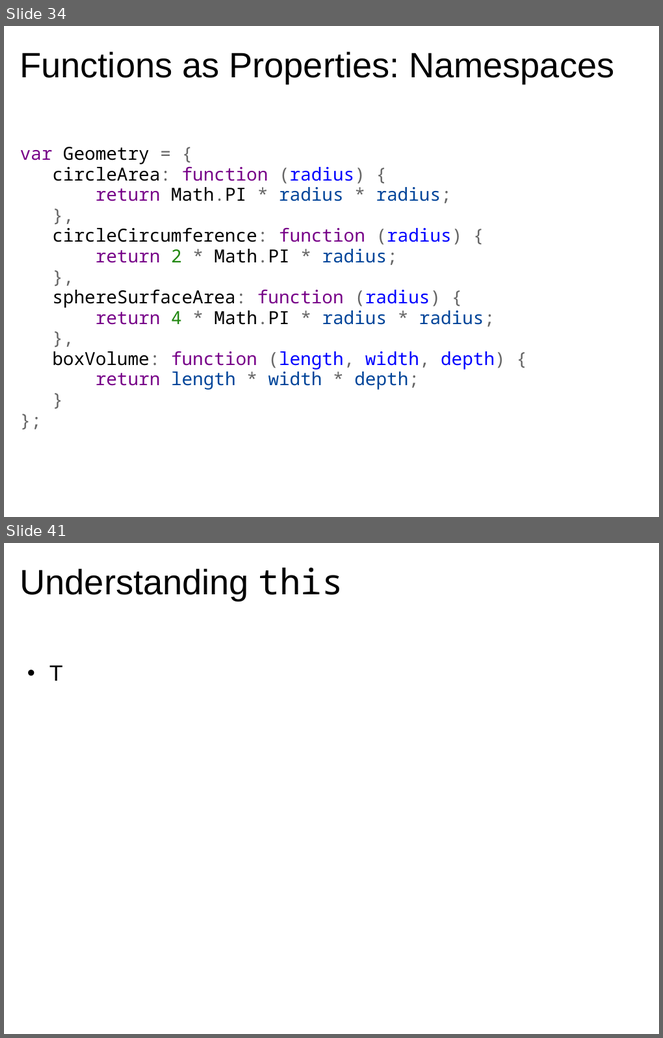
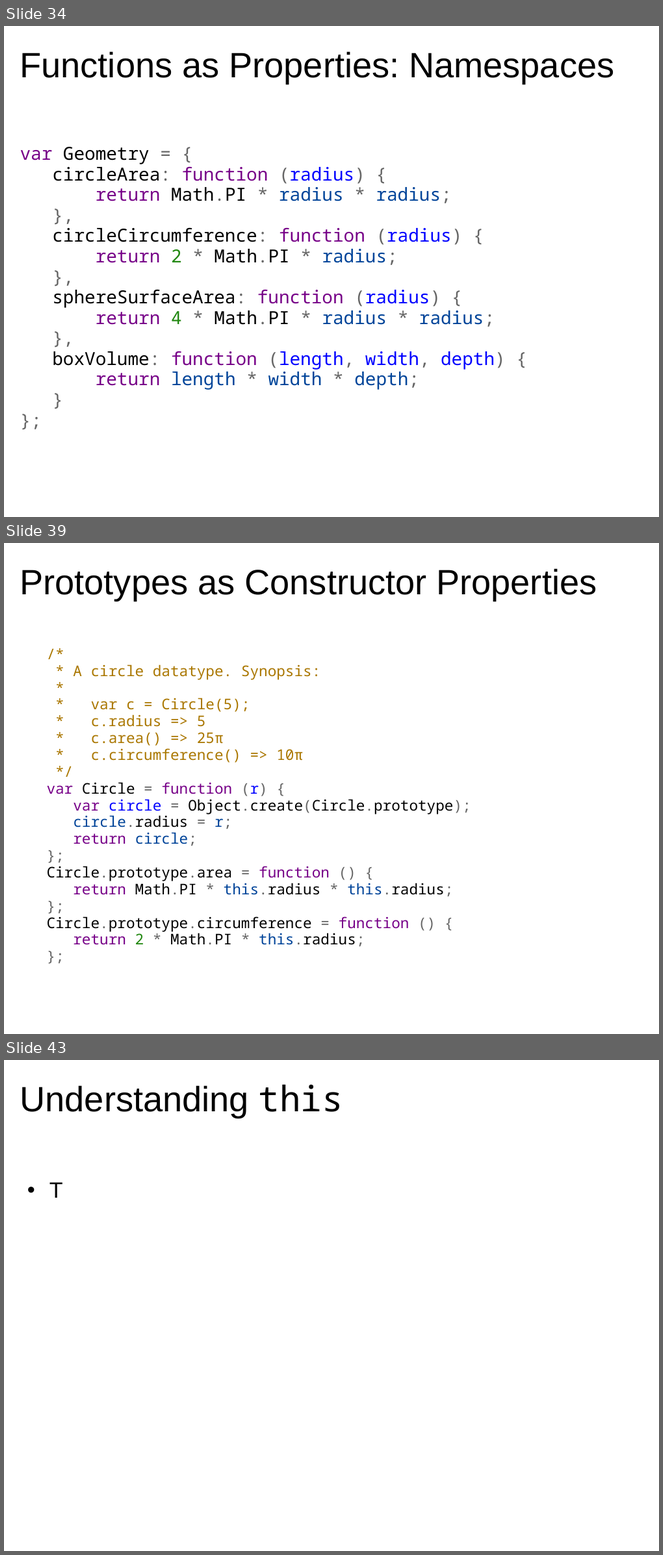
Before and after one commit to dondi/javascript-book, a slide deck: presentations/Chapter_5_Presentation.ppt. Shown one above the other, each under a label of ours: slides 34 and 41 before the commit, slides 34, 39 and 43 after it; the slides between them are not shown. The pictures are 663x1038 and 663x1555 pixels, drawn with LibreOffice and Linux fonts; fonts in the diff are those of the drawing; background and template pictures are left out. Boxes give left, top, right and bottom in pixels: in the first picture for what was removed or moved away, otherwise in the second. Text is boxed around its words. In the diff, an @@ line names an element or a change of style, - is before the commit and + after.

```diff
--- a/presentations/Chapter_5_Presentation.ppt
+++ b/presentations/Chapter_5_Presentation.ppt
@@ slide 39 added at <box>4,543,659,1034</box>, background picture (left out) @@
@@ title added at <box>20,568,597,601</box>, 43 pt, text #000000 @@
+Prototypes as Constructor Properties
@@ text added at <box>47,665,471,947</box>, 18 pt, text #000000 @@
+  /*
+  * A circle datatype. Synopsis:
+  *
+  * var c = Circle(5);
+  * c.radius => 5
+  * c.area() => 25π
+  * c.circumference() => 10π
+  */
+  var Circle = function (r) {
+  var circle = Object.create(Circle.prototype);
+  circle.radius = r;
+  return circle;
+  };
+  Circle.prototype.area = function () {
+  return Math.PI * this.radius * this.radius;
+  };
+  Circle.prototype.circumference = function () {
+  return 2 * Math.PI * this.radius;
+  };
@@ what was slide 41 is now slide 43 @@
```
Also in this commit, not shown: 3 slides changed, 5 other slides added, 4 slides removed.
